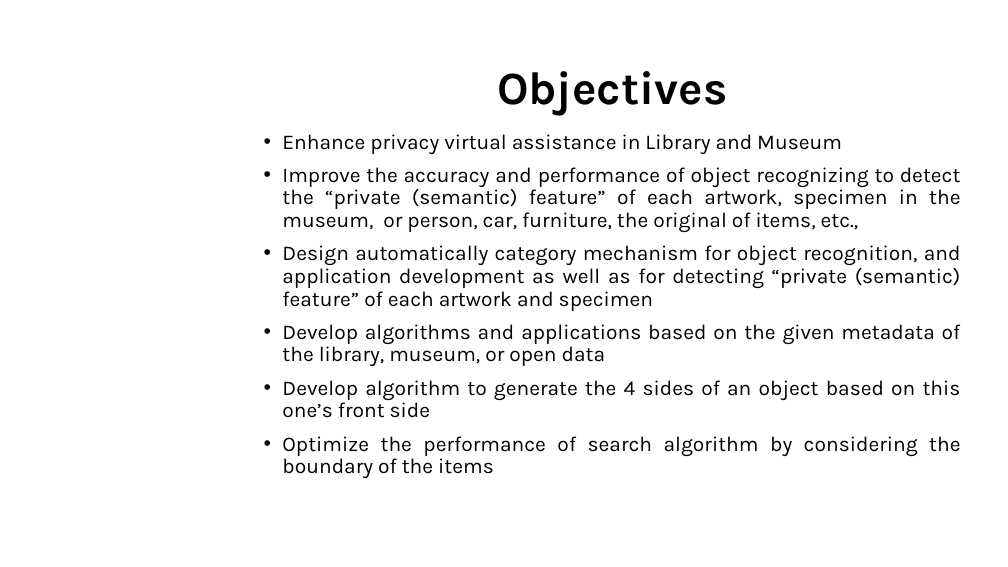
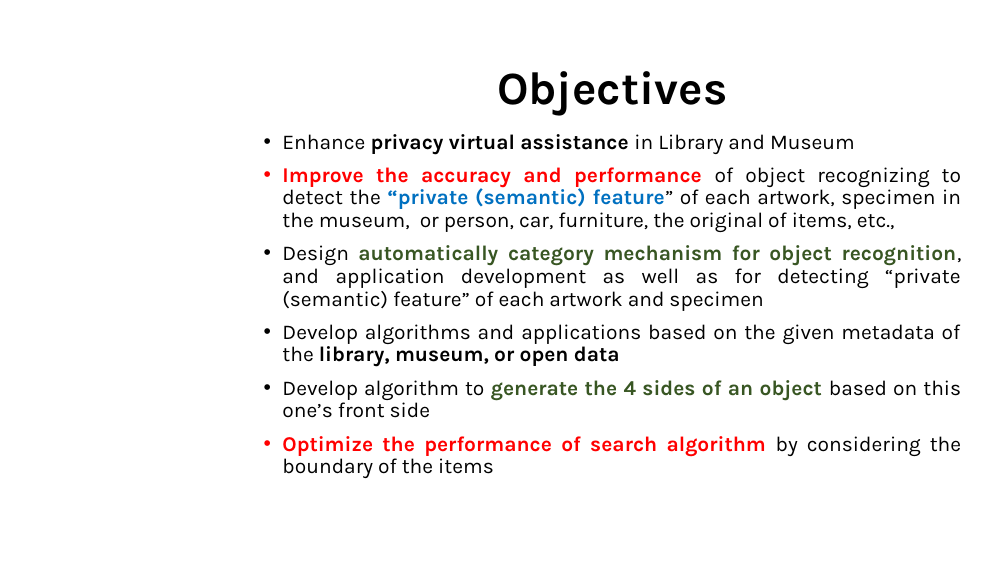
Before and after one commit to dungdovu/DGA1031, a slide deck: slide 18 of DGA1031/What is it.pptx. Drawn at 1008x567 pixels with LibreOffice and Linux fonts; fonts in the diff are those of the drawing; background and template pictures are left out. Boxes give left, top, right and bottom in pixels: in the first picture for what was removed or moved away, otherwise in the second. Text is boxed around its words. In the diff, an @@ line names an element or a change of style, - is before the commit and + after.

```diff
--- a/DGA1031/What is it.pptx
+++ b/DGA1031/What is it.pptx
@@ text "Enhance privacy virtual assistance in ..." at (x1=282, y1=134, x2=962, y2=478): bold on in "privacy virtual assistance", "Improve the accuracy and performance “private (semantic) ...", "automatically category mechanism for object recognition,", "library, museum, or open data" and 2 more places; text colour #000000 to #FF0000 in "Improve the accuracy and performance", "Optimize the performance of search algorithm"; text colour #000000 to #0070C0 in "“private (semantic) feature”"; text colour #000000 to #385723 in "automatically category mechanism for object recognition,", "generate the 4 sides of an object" @@
```
Also in this commit, not shown: 6 other slides changed, 2 other files.
